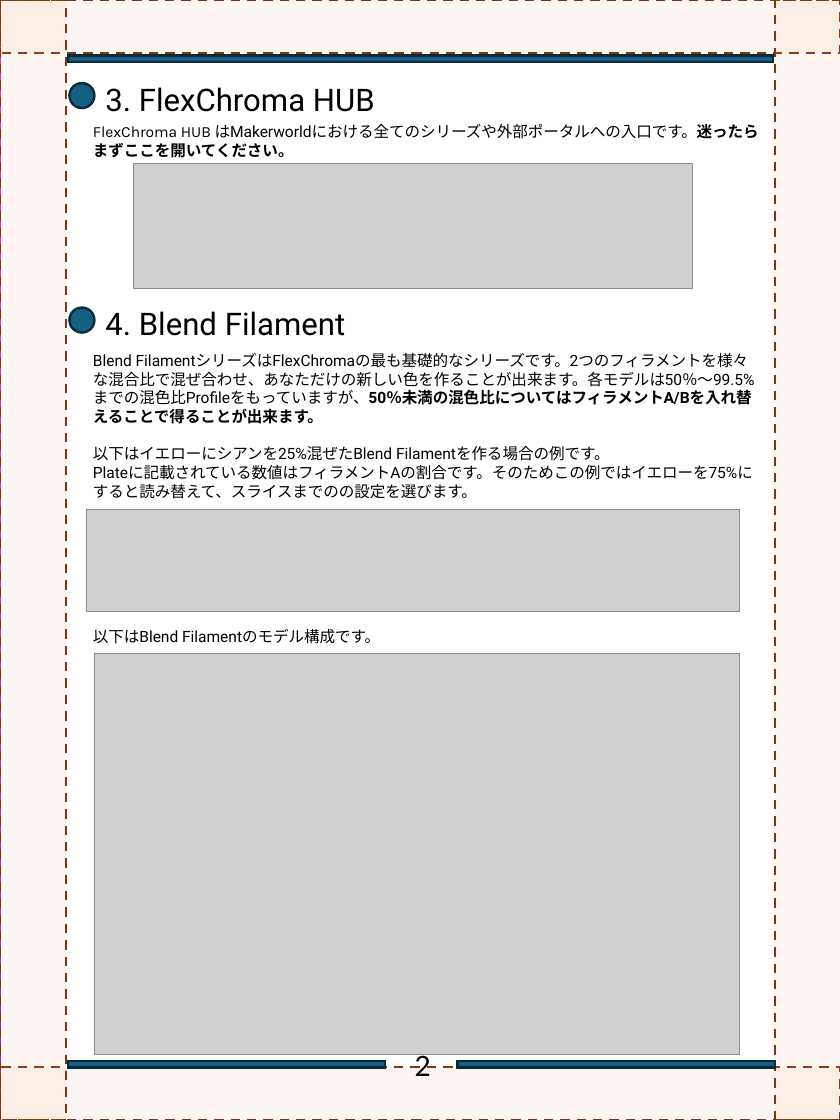
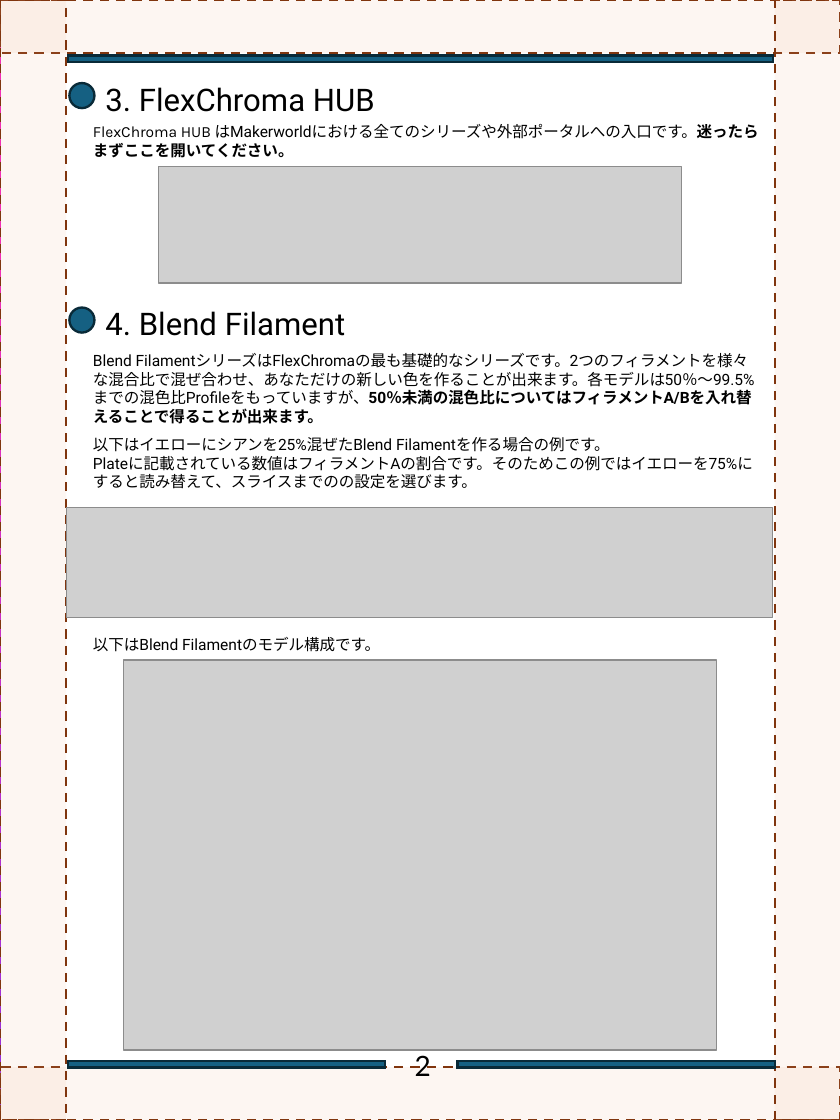
Before and after one commit to FlexChromaHQ/FlexChroma, a slide deck: slide 3 of Documents/Original/FlexChroma_Tour_Guide_JP.pptx. Drawn at 840x1120 pixels with LibreOffice and Linux fonts; fonts in the diff are those of the drawing; grey boxes stand for pictures. Boxes give left, top, right and bottom in pixels: in the first picture for what was removed or moved away, otherwise in the second. Text is boxed around its words. In the diff, an @@ line names an element or a change of style, - is before the commit and + after.

```diff
--- a/Documents/Original/FlexChroma_Tour_Guide_JP.pptx
+++ b/Documents/Original/FlexChroma_Tour_Guide_JP.pptx
@@ picture: place and size @@
-picture at bbox=[133, 164, 692, 288]
+picture at bbox=[159, 167, 681, 283]
@@ text "Blend FilamentシリーズはFlexChromaの最も基礎的なシリーズです。2つのフィラメントを様々な混合比で ..." rewrapped from bbox=[93, 353, 755, 499] to bbox=[93, 353, 755, 489] @@
@@ picture: place and size @@
-picture at bbox=[87, 510, 739, 612]
+picture at bbox=[66, 507, 773, 617]
@@ text "以下はBlend Filamentのモデル構成です。": place and size @@
-text "以下はBlend Filamentのモデル構成です。" at bbox=[93, 629, 380, 644]
+text "以下はBlend Filamentのモデル構成です。" at bbox=[93, 637, 380, 652]
@@ picture: place and size @@
-picture at bbox=[94, 654, 739, 1055]
+picture at bbox=[124, 660, 717, 1049]
```
Also in this commit, not shown: 5 other slides changed, 4 other files.
